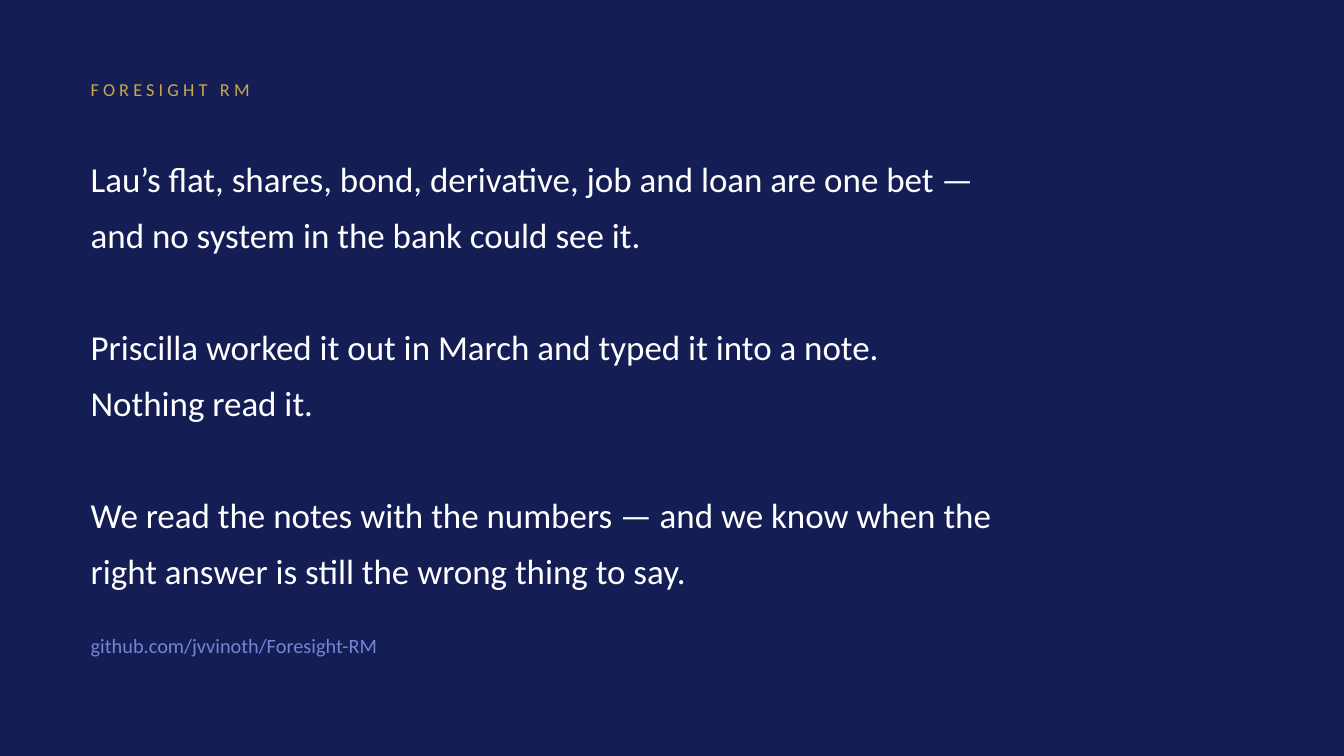
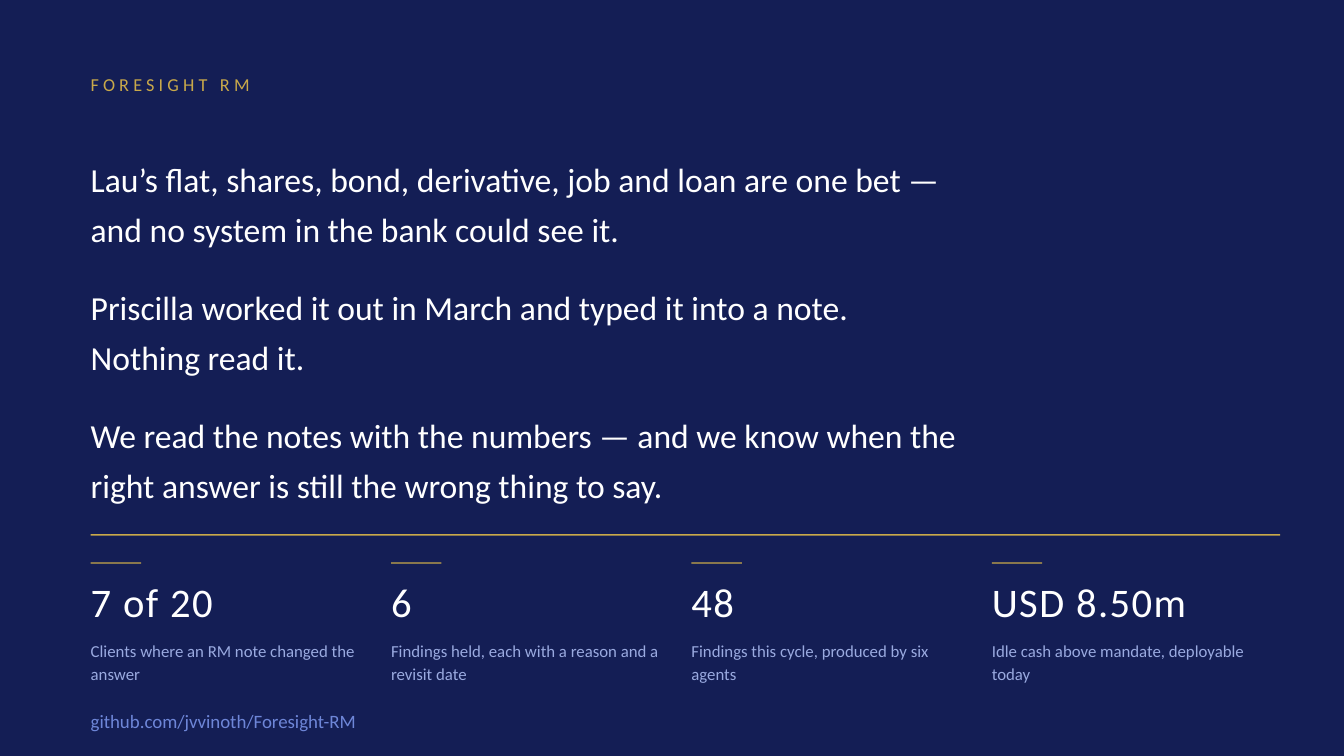
Before and after one commit to jvvinoth/Foresight-RM, a slide deck: slide 12 of docs/Foresight-RM-Pitch.pptx. Drawn at 1344x756 pixels with LibreOffice and Linux fonts; fonts in the diff are those of the drawing. Boxes give left, top, right and bottom in pixels: in the first picture for what was removed or moved away, otherwise in the second. Text is boxed around its words. In the diff, an @@ line names an element or a change of style, - is before the commit and + after.

```diff
--- a/docs/Foresight-RM-Pitch.pptx
+++ b/docs/Foresight-RM-Pitch.pptx
@@ text "FORESIGHT RM" moved from (x1=91, y1=84, x2=250, y2=96) to (x1=91, y1=79, x2=250, y2=91) @@
@@ text "Lau’s flat, shares, bond, derivative, ..." at (x1=91, y1=168, x2=900, y2=248): size 25 to 24 pt; line spacing 40pt to 36pt @@
@@ text added at (x1=91, y1=296, x2=847, y2=376), 24 pt, text #FFFFFF @@
+Priscilla worked it out in March and typed it into a note.
+Nothing read it.
@@ text at (x1=91, y1=335, x2=991, y2=590): paragraphs removed @@
-Priscilla worked it out in March and typed it into a note.
-Nothing read it.
-We read the notes with the numbers — and we know when the
-right answer is still the wrong thing to say.
@@ text added at (x1=91, y1=424, x2=956, y2=504), 24 pt, text #FFFFFF @@
+We read the notes with the numbers — and we know when the
+right answer is still the wrong thing to say.
@@ rectangle added at (x1=91, y1=534, x2=1280, y2=535), fill #C9A94A @@
@@ rectangle added at (x1=91, y1=563, x2=141, y2=564), fill #C9A94A @@
@@ rectangle added at (x1=391, y1=563, x2=442, y2=564), fill #C9A94A @@
@@ rectangle added at (x1=692, y1=563, x2=742, y2=564), fill #C9A94A @@
@@ rectangle added at (x1=992, y1=563, x2=1043, y2=564), fill #C9A94A @@
@@ text added at (x1=91, y1=589, x2=213, y2=618), 29 pt, text #FFFFFF @@
+7 of 20
@@ text added at (x1=391, y1=589, x2=412, y2=618), 29 pt, text #FFFFFF @@
+6
@@ text added at (x1=691, y1=589, x2=734, y2=618), 29 pt, text #FFFFFF @@
+48
@@ text added at (x1=992, y1=589, x2=1186, y2=618), 29 pt, text #FFFFFF @@
+USD 8.50m
@@ text added at (x1=91, y1=645, x2=355, y2=680), 12 pt, text #9AAAE0 @@
+Clients where an RM note changed the answer
@@ text added at (x1=391, y1=645, x2=658, y2=680), 12 pt, text #9AAAE0 @@
+Findings held, each with a reason and a revisit date
@@ text added at (x1=691, y1=645, x2=929, y2=683), 12 pt, text #9AAAE0 @@
+Findings this cycle, produced by six agents
@@ text added at (x1=992, y1=645, x2=1244, y2=683), 12 pt, text #9AAAE0 @@
+Idle cash above mandate, deployable today
@@ text "github.com/jvvinoth/Foresight-RM" moved from (x1=91, y1=639, x2=377, y2=657) to (x1=91, y1=715, x2=356, y2=731) @@
@@ text "github.com/jvvinoth/Foresight-RM" at (x1=91, y1=715, x2=356, y2=731): size 14.5 to 13.5 pt, text colour #7186D3 to #6E86D8 @@
```
Also in this commit, not shown: 1 other slide changed, 2 other files.
